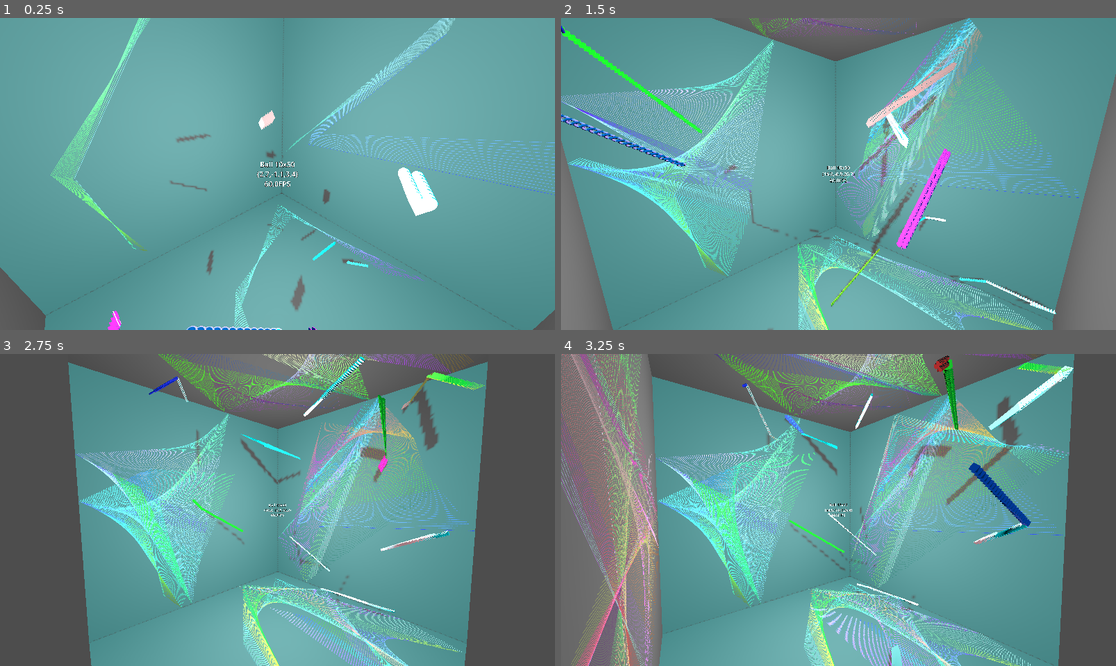
Above: before the commit, frames 1-4 (two rows, left to right).
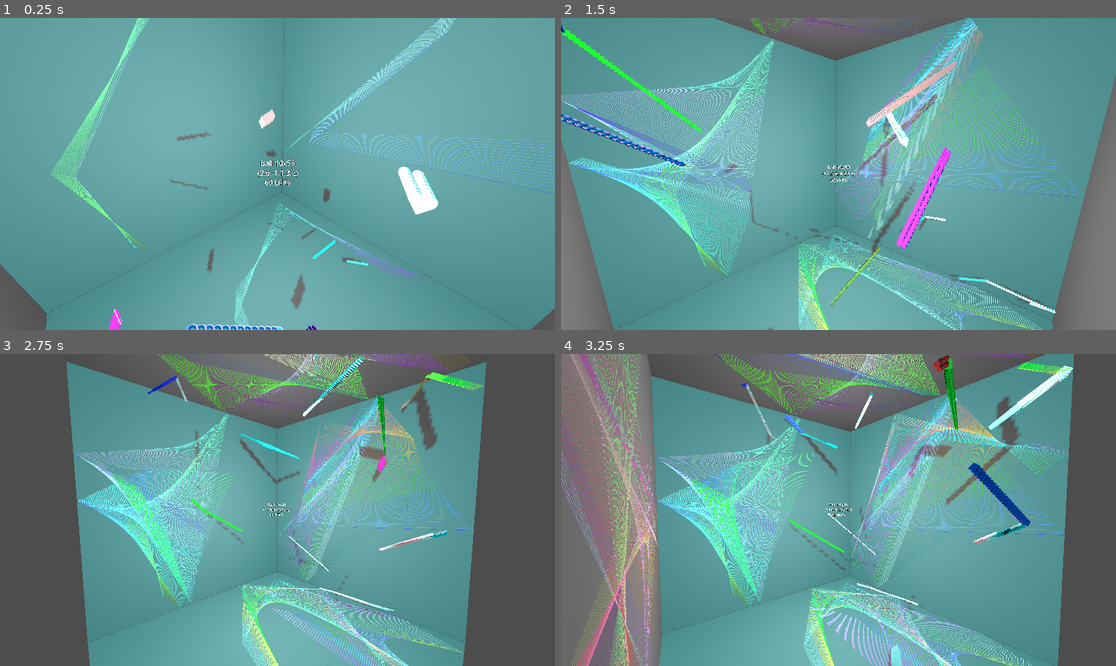
Above: after the commit, the same moments.

Repository: kasworld/gd4game3d
Game: Godot game, scene res://main.tscn
The game is run twice, just before and just after one commit, with the same random seed, the same clock (stepped at 60 frames per second) and the same inputs.
Inputs:
- Up to frame 1 (0.25 s): no input
- Up to frame 2 (1.5 s): no input
- Up to frame 3 (2.75 s): no input
- Up to frame 4 (3.25 s): no input

The runs differ from the first frame. In frame 1, 4.8% of the frame differs, in the area x 0-100%, y 0-100%; in frame 2, 15%; in frame 3, 17%; in frame 4, 25%, in the area x 0-93%, y 0-100%.

Commit message:
del not used code

Diff:
--- a/ball_trail/ball_trail.gd
+++ /dev/null
@@ -1,106 +0,0 @@
-extends Node3D
-
-class_name BallTrail2
-
-var velocity :Vector3
-var bounce_area :AABB
-var radius :float
-var speed_max :float
-var speed_min :float
-var obj_count :int
-var obj_list = []
-var obj_cursor :int
-var current_mat :Material
-var current_rot :Vector3
-var current_rot_accel :Vector3
-
-func init(ba :AABB, r :float, count :int, t:int)->void:
-	radius = r
-	bounce_area = ba
-	obj_count = count
-	speed_max = radius * 300
-	speed_min = radius * 120
-	velocity = Vector3( (randf()-0.5)*speed_max,(randf()-0.5)*speed_max,(randf()-0.5)*speed_max)
-	current_mat = Global3d.get_color_mat(NamedColorList.color_list.pick_random()[0] )
-	current_rot_accel = Vector3(rand_rad(),rand_rad(),rand_rad())
-	for i in obj_count:
-		var sp = MeshInstance3D.new()
-		sp.mesh = new_mesh_by_type(t,radius,current_mat)
-		add_child(sp)
-		obj_list.append(sp)
-
-func set_aabb(ba :AABB)->void:
-	bounce_area = ba
-
-func _process(delta: float) -> void:
-	move(delta)
-
-func move(delta :float)->void:
-	var old_obj = obj_list[obj_cursor%obj_count]
-	obj_cursor +=1
-	obj_list[obj_cursor%obj_count].position = old_obj.position
-	move_ball(delta, obj_list[obj_cursor%obj_count])
-
-func move_ball(delta: float, sp :Node3D) -> void:
-	sp.position += velocity * delta
-	var bn = Bounce.bounce3d(sp.position,velocity,bounce_area,radius)
-	sp.position = bn.position
-	velocity = bn.velocity
-	var bounced = false
-	for i in 3:
-		# change vel on bounce
-		if bn.bounced[i] != 0 :
-			velocity[i] = -random_positive(speed_max/2)*bn.bounced[i]
-			bounced = true
-
-	if bounced :
-		current_mat = Global3d.get_color_mat(NamedColorList.color_list.pick_random()[0] )
-		current_rot_accel = Vector3(rand_rad(),rand_rad(),rand_rad())
-	sp.mesh.material = current_mat
-	current_rot += current_rot_accel
-	sp.rotation = current_rot
-
-	if velocity.length() > speed_max:
-		velocity = velocity.normalized() * speed_max
-	if velocity.length() < speed_min:
-		velocity = velocity.normalized() * speed_min
-
-func new_mesh_by_type(t :int, r :float, mat :Material)->Mesh:
-	var mesh:Mesh
-	match t%7:
-		0:
-			mesh = SphereMesh.new()
-			mesh.radius = r
-		1:
-			mesh = BoxMesh.new()
-			mesh.size = Vector3(r,r,r)*1.5
-		2:
-			mesh = PrismMesh.new()
-			mesh.size = Vector3(r,r,r)*1.5
-		3:
-			mesh = TextMesh.new()
-			mesh.depth = r/4
-			mesh.pixel_size = r / 10
-			mesh.font_size = r*50
-			mesh.text = "A"
-		4:
-			mesh = TorusMesh.new()
-			mesh.inner_radius = r/2
-			mesh.outer_radius = r
-		5:
-			mesh = CapsuleMesh.new()
-			mesh.height = r*3
-			mesh.radius = r*0.75
-		6:
-			mesh = CylinderMesh.new()
-			mesh.height = r*2
-			mesh.bottom_radius = r
-			mesh.top_radius = 0
-	mesh.material = mat
-	return mesh
-
-func rand_rad()->float:
-	return randf_range(-PI,PI)/10
-
-func random_positive(w :float)->float:
-	return randf_range(w/10,w)
--- a/ball_trail/ball_trail.tscn
+++ /dev/null
@@ -1,6 +0,0 @@
-[gd_scene load_steps=2 format=3 uid="uid://cy34xu36jq84y"]
-
-[ext_resource type="Script" uid="uid://b7tgdlw4easbp" path="res://ball_trail/ball_trail.gd" id="1_wik6k"]
-
-[node name="BallTrail" type="Node3D"]
-script = ExtResource("1_wik6k")
--- a/global/bounce.gd
+++ /dev/null
@@ -1,35 +0,0 @@
-extends Node
-
-func bounce3d(position :Vector3, velocity :Vector3, area :AABB, radius :float)->Dictionary:
-	var bounced = Vector3i.ZERO
-	for i in 3:
-		if position[i] < area.position[i] + radius :
-			position[i] = area.position[i] + radius
-			velocity[i] = abs(velocity[i])
-			bounced[i] = -1
-		elif position[i] > area.end[i] - radius:
-			position[i] = area.end[i] - radius
-			velocity[i] = -abs(velocity[i])
-			bounced[i] = 1
-	return {
-		bounced = bounced,
-		position = position,
-		velocity = velocity,
-	}
-
-func bounce2d(position :Vector2, velocity :Vector2, area :Rect2, radius :float)->Dictionary:
-	var bounced = Vector2i.ZERO
-	for i in 2:
-		if position[i] < area.position[i] + radius :
-			position[i] = area.position[i] + radius
-			velocity[i] = abs(velocity[i])
-			bounced[i] = -1
-		elif position[i] > area.end[i] - radius:
-			position[i] = area.end[i] - radius
-			velocity[i] = -abs(velocity[i])
-			bounced[i] = 1
-	return {
-		bounced = bounced,
-		position = position,
-		velocity = velocity,
-	}
--- a/main.gd
+++ b/main.gd
@@ -1,6 +1,5 @@
 extends Node3D
 
-var balltrail_scene = preload("res://ball_trail/ball_trail.tscn")
 var balltrail2_scene = preload("res://ball_trail_2/ball_trail_2.tscn")
 var line2d_scene = preload("res://move_line2d/move_line_2d.tscn")
 
@@ -33,12 +32,11 @@
 		randf_range(b_box.position.y, b_box.end.y),
 		randf_range(b_box.position.z, b_box.end.z),
 	)
-	var ball = balltrail2_scene.instantiate().init( bounce_cell, 0.5, tc, ball_list.size(), pos)
+	var ball = balltrail2_scene.instantiate().init( bounce, 0.5, tc, ball_list.size(), pos)
 	ball_list.append(ball)
 	add_child(ball)
 
-# wallinfo [aabb , axis_wall [3][2]bool ]
-func bounce_cell(oldpos:Vector3, pos :Vector3, radius :float) -> Dictionary:
+func bounce(oldpos:Vector3, pos :Vector3, radius :float) -> Dictionary:
 	return Bounce2.v3f(pos, b_box, radius)
 
 var line2d_list :Array
--- a/moving_camera/moving_camera.gd
+++ b/moving_camera/moving_camera.gd
@@ -20,8 +20,10 @@
 func _process(delta: float) -> void:
 	$Camera3D.look_at(dest_node3d.position)
 
-func _physics_process(delta: float) -> void:
 	position += velocity * delta
-	var bn = Bounce.bounce3d(position,velocity,bounce_area,radius)
-	position = bn.position
-	velocity = bn.velocity
+	var bn = Bounce2.v3f(position, bounce_area, radius)
+	for i in 3:
+		# change vel on bounce
+		if bn.bounced[i] != 0 :
+			velocity[i] = -bn.bounced[i] * abs(velocity[i])
+	position = bn.pos
--- a/project.godot
+++ b/project.godot
@@ -19,7 +19,6 @@
 [autoload]
 
 NamedColorList="*res://global/named_color_list.gd"
-Bounce="*res://global/bounce.gd"
 Global3d="*res://global/global3d.gd"
 
 [display]
Not shown, removed: ball_trail/ball_trail.gd.uid
Not shown, removed: global/bounce.gd.uid
